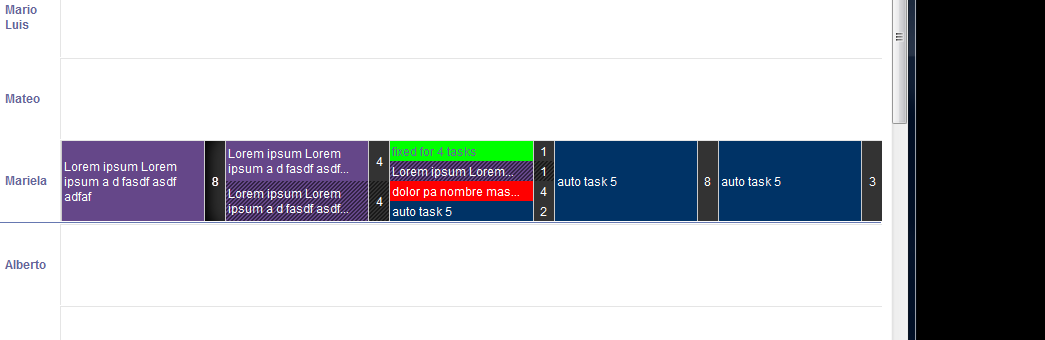
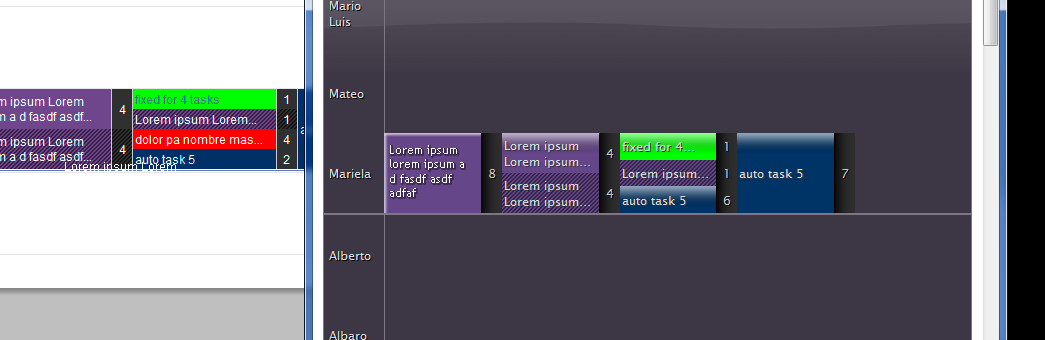
Layered file, before and after one edit (1045x340). Changes by layer:
added layer "Lorem ipsum lorem ipsum a d fasdf asdf adfaf" above "Lorem ipsum Lorem ipsum a d fasdf asdf adfaf" over 390, 145, 464, 197
added layer "Lorem ipsum Lorem ipsum a d fasdf asdf adfaf" above "Capa 3 copia 2" over 65, 162, 177, 200
added layer "Capa 3 copia 2" above "Capa 4" over 384, 133, 481, 213
added layer "Capa 4" above "Forma 1" over 0, 0, 1008, 340
added layer "Capa 3 copia" above "Capa 3" over 62, 141, 204, 221
added group "taskTIME shadow" with 2 layers above "Capa 1" over 205, 141, 225, 221
hid "Capa 2", moved it into group "taskTIME shadow" over 205, 141, 225, 221
